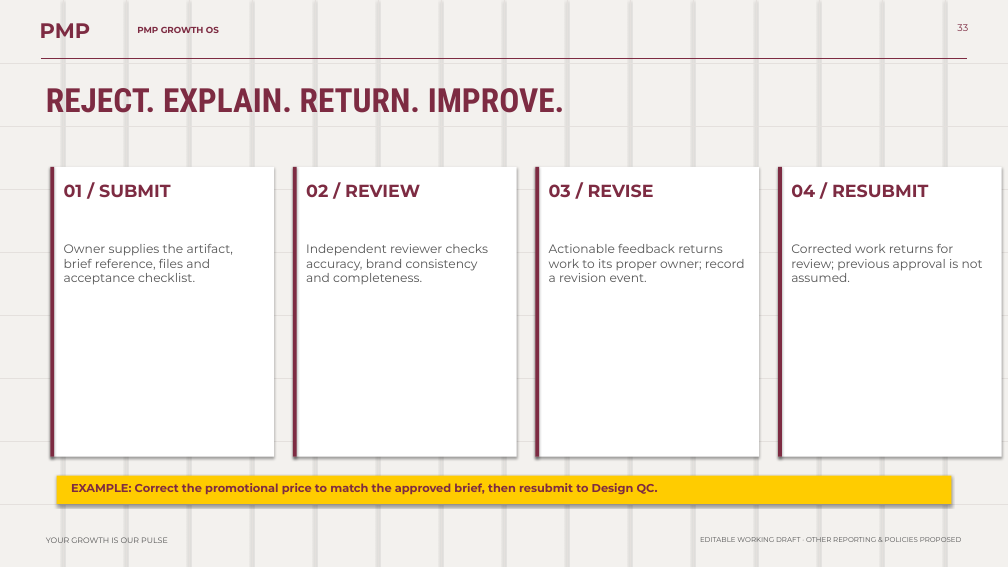
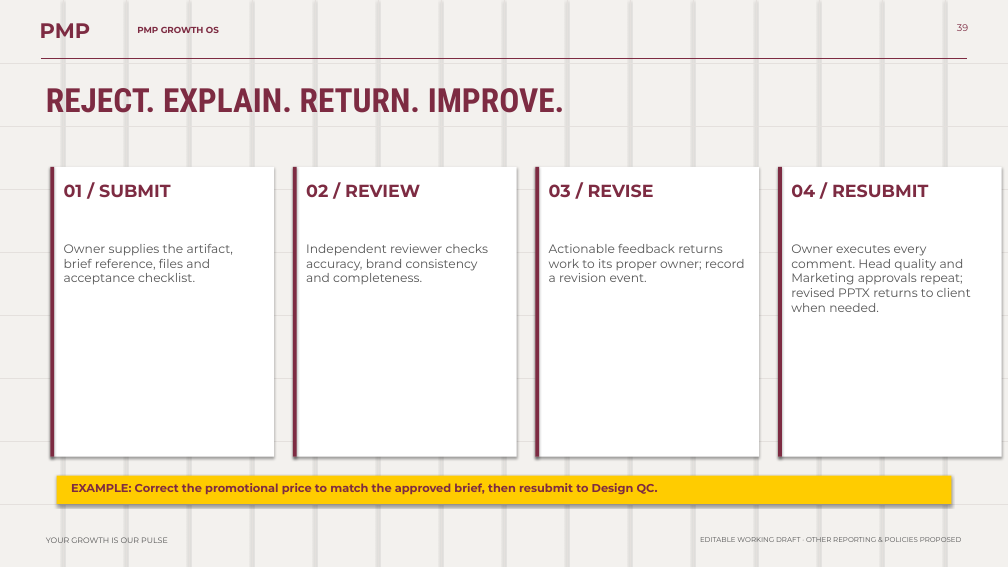
Before and after one commit to bassmasherif888-maker/PMP-Growth-Agency-, a slide deck: slide 39 of presentations/PMP-Growth-OS-Integrated-Editable.pptx (slide 33 before the commit). Drawn at 1008x567 pixels with LibreOffice and Linux fonts; fonts in the diff are those of the drawing. Boxes give left, top, right and bottom in pixels: in the first picture for what was removed or moved away, otherwise in the second. Text is boxed around its words. In the diff, an @@ line names an element or a change of style, - is before the commit and + after.

```diff
--- a/presentations/PMP-Growth-OS-Integrated-Editable.pptx
+++ b/presentations/PMP-Growth-OS-Integrated-Editable.pptx
@@ text at box(791, 244, 971, 312): text changed @@
-Corrected work returns for review; previous approval is not assumed.
+Owner executes every comment. Head quality and Marketing approvals repeat; revised PPTX returns to client when needed.
```
Also in this commit, not shown: 31 other slides changed, 6 slides added, 11 other files.
